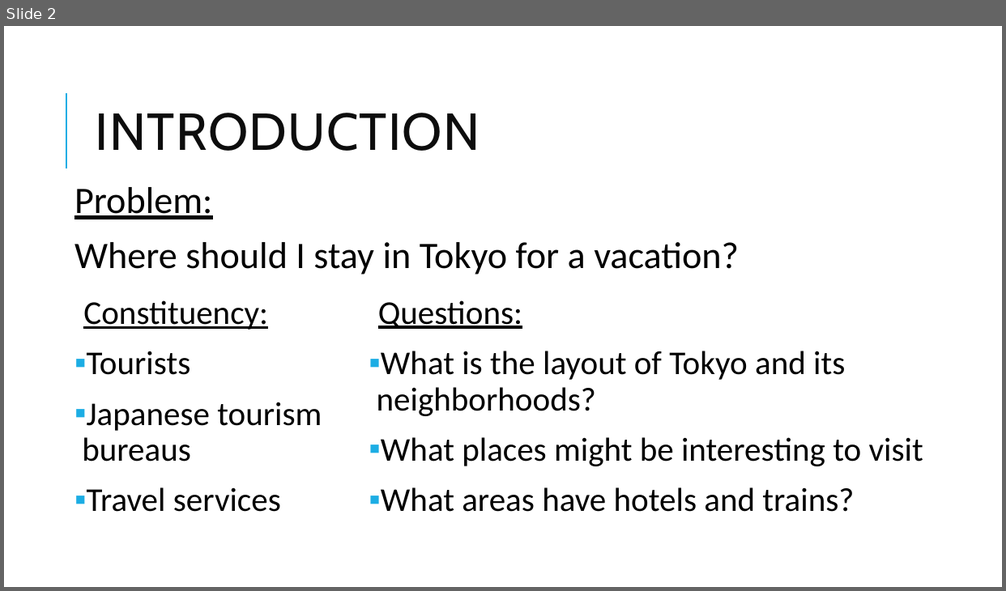
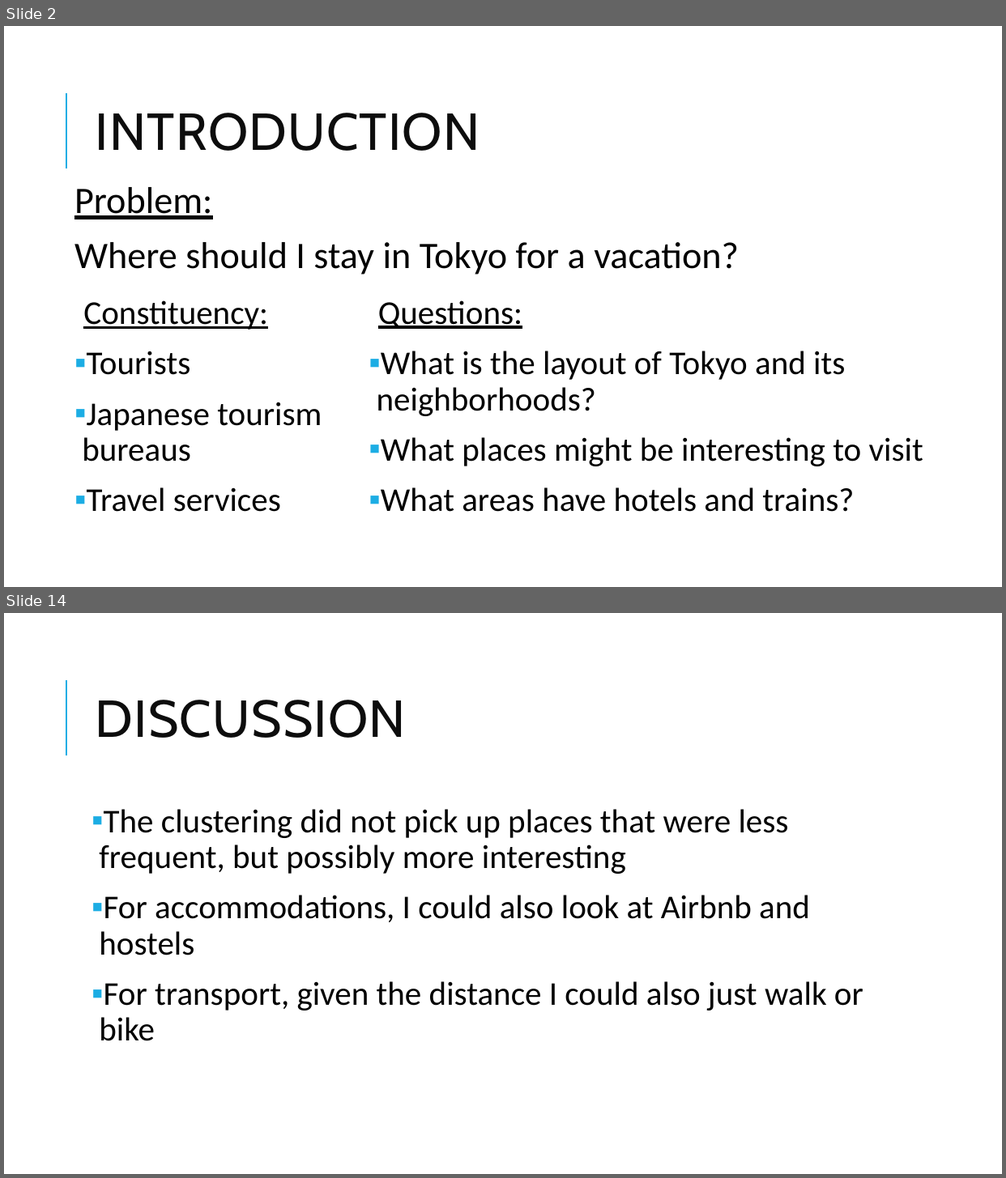
Before and after one commit to zarnajin/AppliedDataScienceCapstone, a slide deck: CapstonePresentation-Tokyo.pptx. Shown one above the other, each under a label of ours: slide 2 before the commit, slides 2 and 14 after it; the slides between them are not shown. The pictures are 1006x591 and 1006x1178 pixels, drawn with LibreOffice and Linux fonts; fonts in the diff are those of the drawing. Boxes give left, top, right and bottom in pixels: in the first picture for what was removed or moved away, otherwise in the second. Text is boxed around its words. In the diff, an @@ line names an element or a change of style, - is before the commit and + after.

```diff
--- a/CapstonePresentation-Tokyo.pptx
+++ b/CapstonePresentation-Tokyo.pptx
@@ slide 14 added at (4, 613, 1002, 1174), background #FFFFFF; not listed: 1 template element that a slide beside it also shows @@
@@ title added at (96, 700, 406, 738), 50 pt, text #0D0D0D @@
+DISCUSSION
@@ text added at (99, 809, 863, 1041), 32 pt, text #000000 @@
+▪ The clustering did not pick up places that were less frequent, but possibly more interesting
+▪ For accommodations, I could also look at Airbnb and hostels
+▪ For transport, given the distance I could also just walk or bike
```
Also in this commit, not shown: 1 slide changed, 12 other slides added, 1 slide removed, 1 other file.
